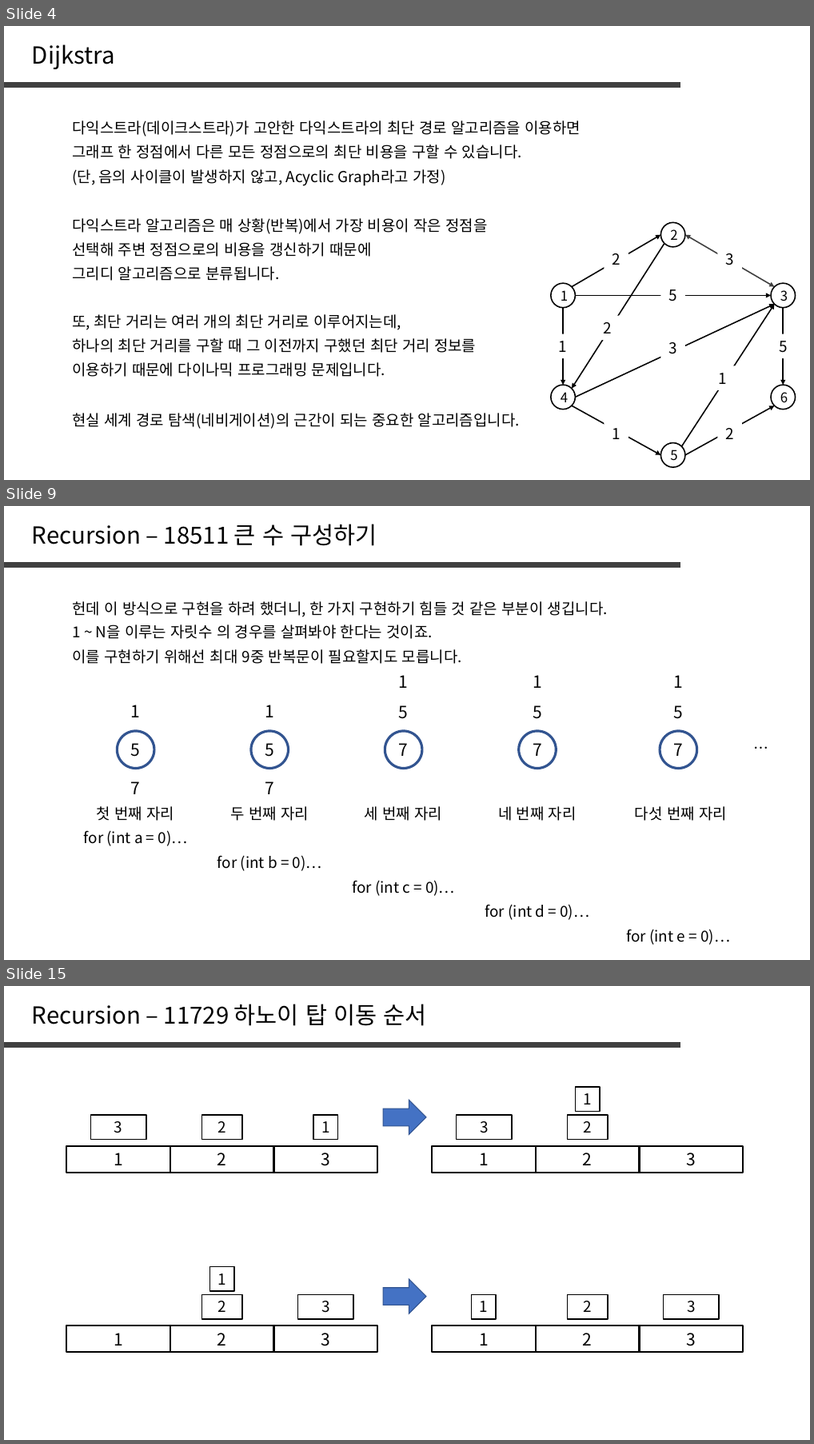
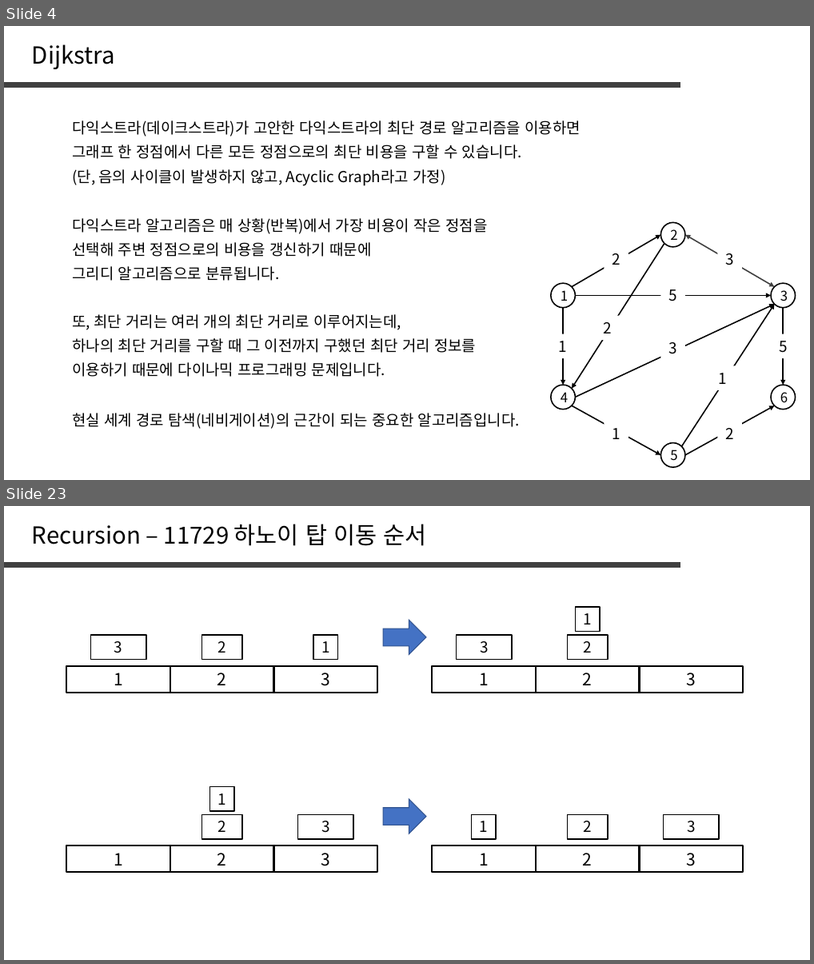
Before and after one commit to jaehoo1/PS-study, a slide deck: study/12_Dijkstra.pptx. Shown one above the other, each under a label of ours: slides 4, 9 and 15 before the commit, slides 4 and 23 after it; the slides between them are not shown. The pictures are 814x1444 and 814x964 pixels, drawn with LibreOffice and Linux fonts; fonts in the diff are those of the drawing. Boxes give left, top, right and bottom in pixels: in the first picture for what was removed or moved away, otherwise in the second. Text is boxed around its words. In the diff, an @@ line names an element or a change of style, - is before the commit and + after.

```diff
--- a/study/12_Dijkstra.pptx
+++ b/study/12_Dijkstra.pptx
@@ slide 9 removed at <box>4,506,810,960</box>, background #FFFFFF @@
@@ text removed at <box>32,524,377,546</box> @@
-Recursion – 18511 큰 수 구성하기
@@ line removed from (4, 564) to (682, 564) @@
@@ text removed at <box>72,601,608,617</box> @@
-헌데 이 방식으로 구현을 하려 했더니, 한 가지 구현하기 힘들 것 같은 부분이 생깁니다.
@@ text removed at <box>72,624,432,639</box> @@
-1 ~ N을 이루는 자릿수 의 경우를 살펴봐야 한다는 것이죠.
@@ text removed at <box>72,649,462,664</box> @@
-이를 구현하기 위해선 최대 9중 반복문이 필요할지도 모릅니다.
@@ group removed at <box>97,675,727,820</box>: 15 texts, 5 ellipses @@
-5
-1
-7
-두 번째 자리
-7
-1
-세 번째 자리
-5
-7
-1
-네 번째 자리
-5
-5
-1
-7
-첫 번째 자리
-7
-1
-다섯 번째 자리
-5
@@ text removed at <box>738,736,786,760</box> @@
-…
@@ text removed at <box>84,830,188,846</box> @@
-for (int a = 0)…
@@ text removed at <box>218,855,322,871</box> @@
-for (int b = 0)…
@@ text removed at <box>352,880,455,896</box> @@
-for (int c = 0)…
@@ text removed at <box>486,904,590,920</box> @@
-for (int d = 0)…
@@ text removed at <box>626,928,730,944</box> @@
-for (int e = 0)…
@@ what was slide 15 is now slide 23 @@
```
Also in this commit, not shown: 1 slide changed, 17 slides added, 8 other slides removed.
